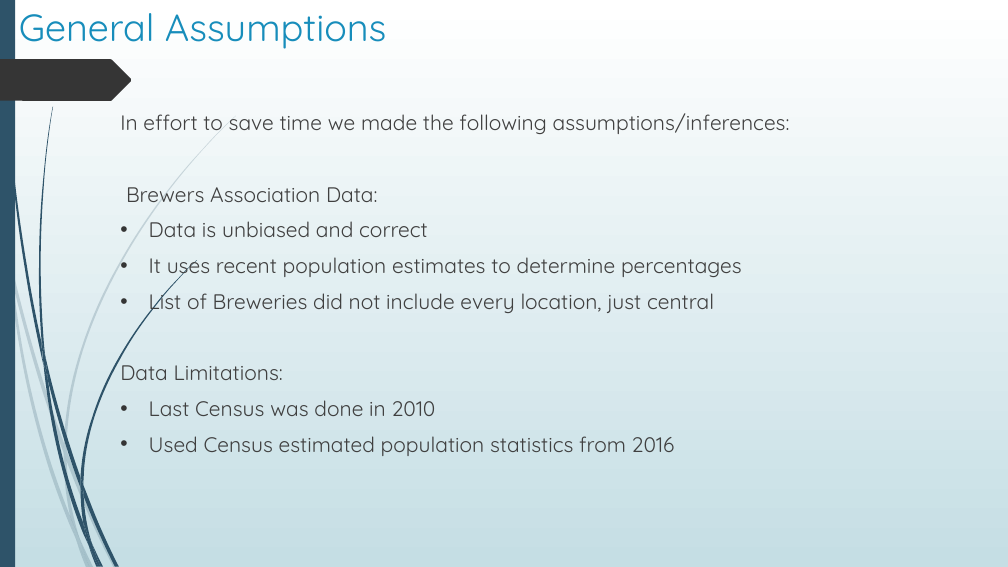
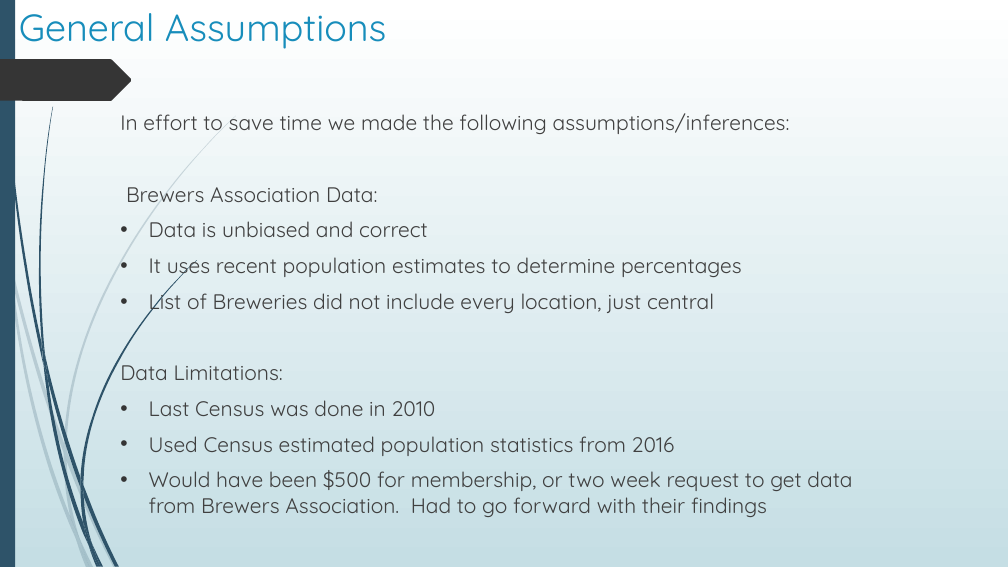
Before and after one commit to LeaLamatina/Craft-Brewery-Demographics-Project, a slide deck: slide 5 of Overview PP.pptx. Drawn at 1008x567 pixels with LibreOffice and Linux fonts; fonts in the diff are those of the drawing. Boxes give left, top, right and bottom in pixels: in the first picture for what was removed or moved away, otherwise in the second. Text is boxed around its words. In the diff, an @@ line names an element or a change of style, - is before the commit and + after.

```diff
--- a/Overview PP.pptx
+++ b/Overview PP.pptx
@@ text at [149,470,852,517]: paragraph added @@
+• Would have been $500 for membership, or two week request to get data from Brewers Association. Had to go forward with their findings
```
Also in this commit, not shown: 1 slide added, 1 slide removed.
